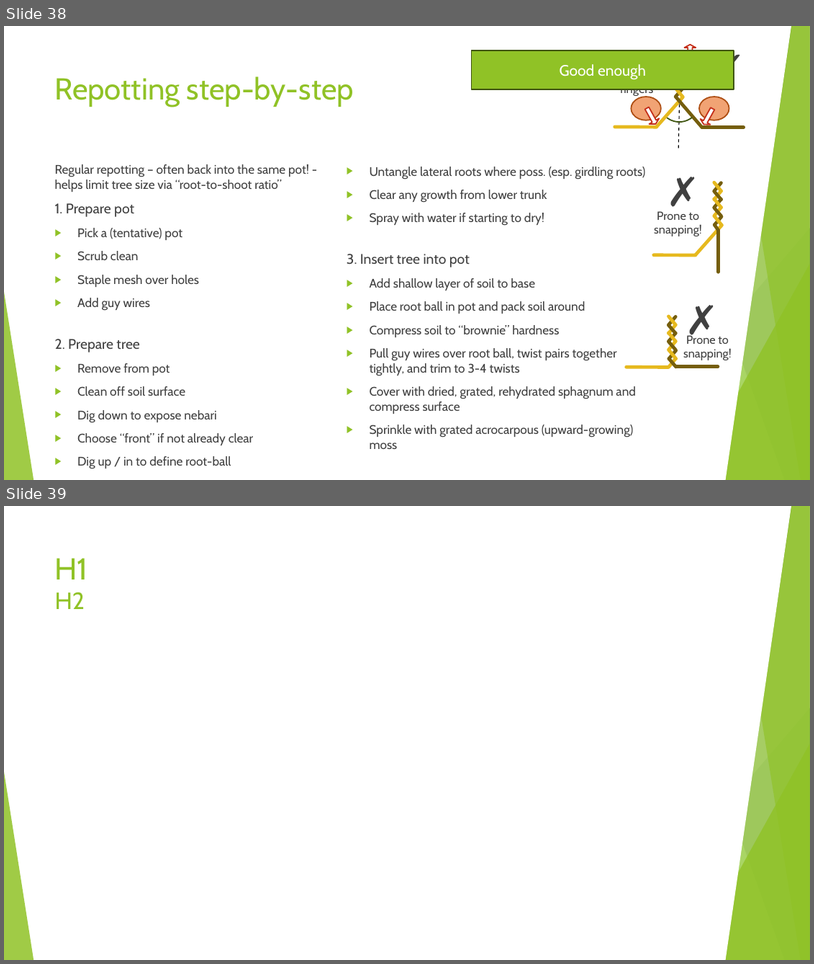
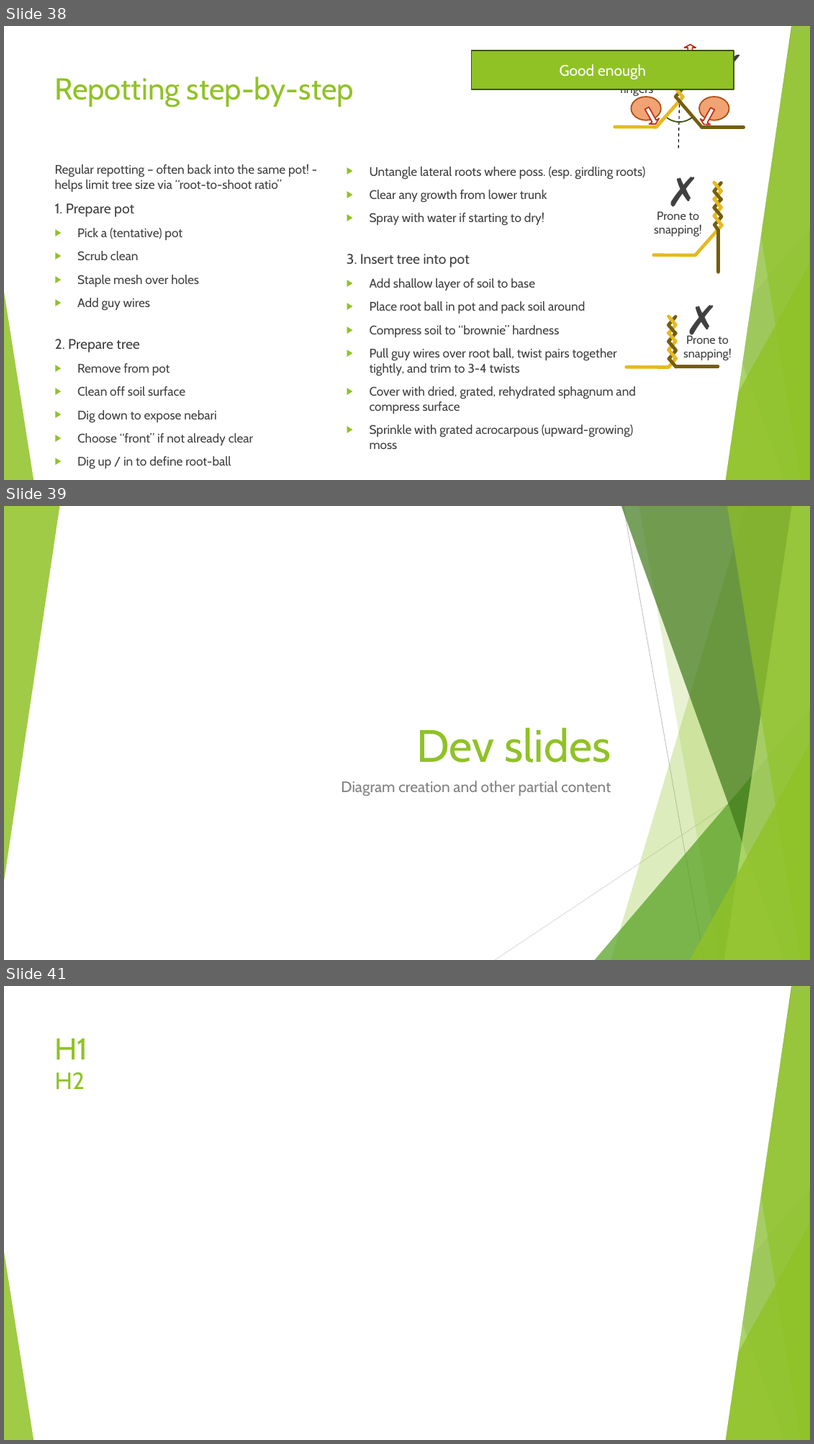
Before and after one commit to AlexLabram/Bonsai, a slide deck: Courseware/Bonsai On A Budget (running).pptx. Shown one above the other, each under a label of ours: slides 38 and 39 before the commit, slides 38, 39 and 41 after it; the slides between them are not shown. The pictures are 814x964 and 814x1444 pixels, drawn with LibreOffice and Linux fonts; fonts in the diff are those of the drawing. Boxes give left, top, right and bottom in pixels: in the first picture for what was removed or moved away, otherwise in the second. Text is boxed around its words. In the diff, an @@ line names an element or a change of style, - is before the commit and + after.

Commit message:
Finalised diagrams on new "clear / chop / control / continue" slide (Need to think about how to update the per-foliage pruning slides)

```diff
--- a/Courseware/Bonsai On A Budget (running).pptx
+++ b/Courseware/Bonsai On A Budget (running).pptx
@@ slide 39 added at (4,506,810,960), background #FFFFFF; not listed: 9 template elements that a slide beside it also shows @@
@@ triangle added at (4,506,59,881), fill #90C226 at 85% opacity @@
@@ title added at (417,727,612,762), 54 pt, text #90C226 @@
+Dev slides
@@ subtitle added at (341,780,611,795), 18 pt, text #808080 @@
+Diagram creation and other partial content
@@ what was slide 39 is now slide 41 @@
```
Also in this commit, not shown: 3 slides changed, 1 other slide added.
